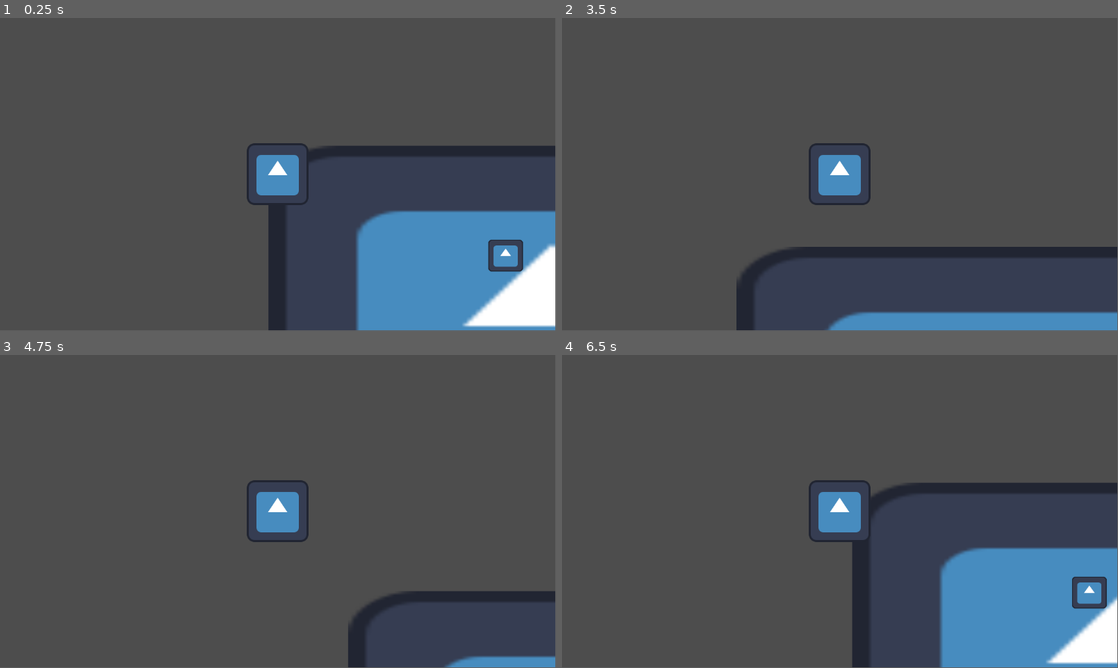
Above: before the commit, frames 1-4 (two rows, left to right).
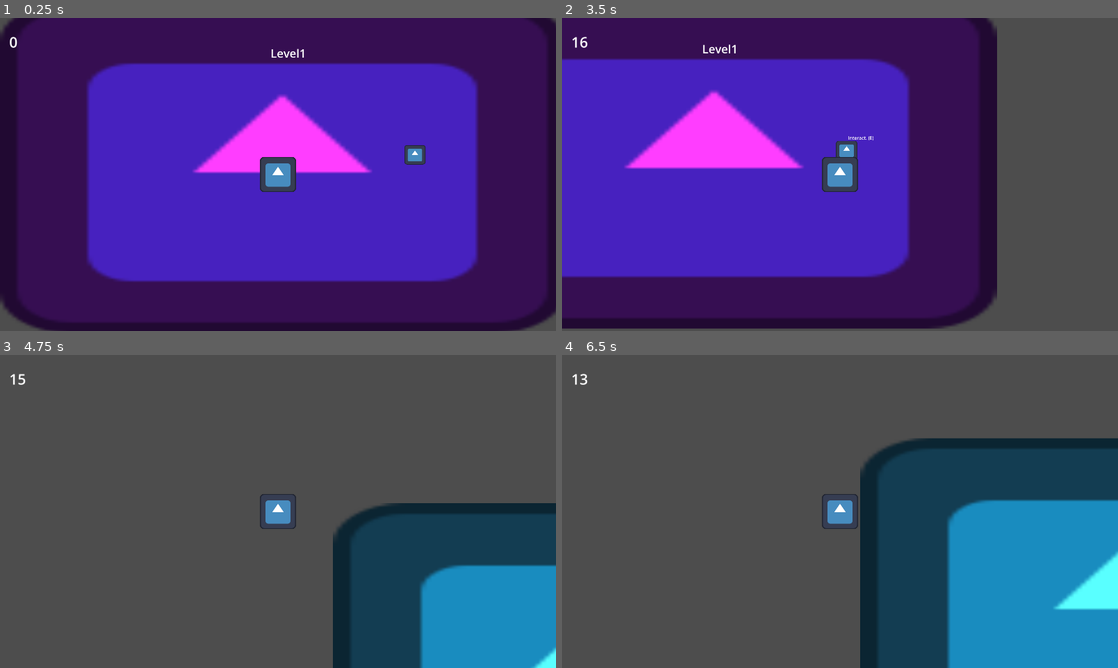
Above: after the commit, the same moments.

Repository: LitaDev-nsfw/gmtk25
Game: Godot game, scene res://scenes/game.tscn
Two runs of this game, one before a commit and one after it. Both use one fixed random seed, a clock stepped at 60 frames per second and the inputs below. The engine's default icon, where the game draws it, is replaced by a stand-in: a white triangle on a blue panel in a dark square.
Inputs:
- Up to frame 1 (0.25 s): no input
- Up to frame 2 (3.5 s): tap Enter at 0.5 s; hold Right (ui_right) 0.53-1.28 s; hold E (interact) 0.53-1.28 s; hold Down (ui_down) 1.28-2.03 s; tap E (interact) at 1.35, 2.85 s; hold Right (ui_right) 2.03-2.78 s; hold E (interact) 2.03-2.78 s; hold Up (ui_up) from 2.78 s (still down)
- Up to frame 3 (4.75 s): release Up (ui_up) at 3.53 s; hold E (interact) 3.53-4.28 s; hold Left (ui_left) from 3.53 s (still down); tap E (interact) at 4.35 s
- Up to frame 4 (6.5 s): release Left (ui_left) at 5.03 s; hold Down (ui_down) 5.03-5.78 s; hold E (interact) 5.03-5.78 s; hold Right (ui_right) from 5.78 s (still down); tap E (interact) at 5.85 s
In our replay, the window is 799x449 before the commit and 800x450 after it. These sizes can differ from the game's own. Grey fills any space a smaller window leaves; there, only what the larger window draws over its background counts as a difference.

The runs differ from the first frame. In frame 1, 99% of the frame differs, in the area x 0-100%, y 0-100%; in frame 2, 80%; in frame 3, 22%; in frame 4, 34%.

Commit message:
level loops and main time loop

Diff:
--- a/gmtk25/player.gd
+++ b/gmtk25/player.gd
@@ -1,7 +1,8 @@
 extends CharacterBody2D
-
+class_name Player
 const SPEED = 300.0
 signal change_level
+
 func _physics_process(delta: float) -> void:
 	var direction := Input.get_axis("ui_left", "ui_right")
 	var direction_y := Input.get_axis("ui_up", "ui_down")
@@ -23,8 +24,8 @@
 	move_and_slide()
 
 func _on_area_2d_area_entered(area: Area2D) -> void:
-	print("AWOOOGOA")
-	change_level.emit()
+	pass# change_level.emit()
 
 func reset_pos() -> void:
-	position = Vector2(0,0)
+	var tween = create_tween()
+	tween.tween_property(self, "position", Vector2(0,0), 0.5)
--- a/gmtk25/project.godot
+++ b/gmtk25/project.godot
@@ -15,8 +15,57 @@
 config/features=PackedStringArray("4.4", "Forward Plus")
 config/icon="res://icon.svg"
 
+[display]
+
+window/size/viewport_width=1920
+window/size/viewport_height=1080
+window/size/mode=2
+window/size/borderless=true
+window/size/transparent=true
+window/stretch/mode="viewport"
+window/stretch/aspect="keep_height"
+
+[editor]
+
+movie_writer/mix_rate=8000
+movie_writer/mjpeg_quality=0.4
+movie_writer/movie_file="C:/workspace/gmtk25/gmtk25/gmtk25/output.avi"
+movie_writer/fps=20
+
 [input]
 
+ui_left={
+"deadzone": 0.5,
+"events": [Object(InputEventKey,"resource_local_to_scene":false,"resource_name":"","device":0,"window_id":0,"alt_pressed":false,"shift_pressed":false,"ctrl_pressed":false,"meta_pressed":false,"pressed":false,"keycode":4194319,"physical_keycode":0,"key_label":0,"unicode":0,"location":0,"echo":false,"script":null)
+, Object(InputEventJoypadButton,"resource_local_to_scene":false,"resource_name":"","device":0,"button_index":13,"pressure":0.0,"pressed":false,"script":null)
+, Object(InputEventJoypadMotion,"resource_local_to_scene":false,"resource_name":"","device":0,"axis":0,"axis_value":-1.0,"script":null)
+, Object(InputEventKey,"resource_local_to_scene":false,"resource_name":"","device":-1,"window_id":0,"alt_pressed":false,"shift_pressed":false,"ctrl_pressed":false,"meta_pressed":false,"pressed":false,"keycode":0,"physical_keycode":65,"key_label":0,"unicode":97,"location":0,"echo":false,"script":null)
+]
+}
+ui_right={
+"deadzone": 0.5,
+"events": [Object(InputEventKey,"resource_local_to_scene":false,"resource_name":"","device":0,"window_id":0,"alt_pressed":false,"shift_pressed":false,"ctrl_pressed":false,"meta_pressed":false,"pressed":false,"keycode":4194321,"physical_keycode":0,"key_label":0,"unicode":0,"location":0,"echo":false,"script":null)
+, Object(InputEventJoypadButton,"resource_local_to_scene":false,"resource_name":"","device":0,"button_index":14,"pressure":0.0,"pressed":false,"script":null)
+, Object(InputEventJoypadMotion,"resource_local_to_scene":false,"resource_name":"","device":0,"axis":0,"axis_value":1.0,"script":null)
+, Object(InputEventKey,"resource_local_to_scene":false,"resource_name":"","device":-1,"window_id":0,"alt_pressed":false,"shift_pressed":false,"ctrl_pressed":false,"meta_pressed":false,"pressed":false,"keycode":0,"physical_keycode":68,"key_label":0,"unicode":100,"location":0,"echo":false,"script":null)
+]
+}
+ui_up={
+"deadzone": 0.5,
+"events": [Object(InputEventKey,"resource_local_to_scene":false,"resource_name":"","device":0,"window_id":0,"alt_pressed":false,"shift_pressed":false,"ctrl_pressed":false,"meta_pressed":false,"pressed":false,"keycode":4194320,"physical_keycode":0,"key_label":0,"unicode":0,"location":0,"echo":false,"script":null)
+, Object(InputEventJoypadButton,"resource_local_to_scene":false,"resource_name":"","device":0,"button_index":11,"pressure":0.0,"pressed":false,"script":null)
+, Object(InputEventJoypadMotion,"resource_local_to_scene":false,"resource_name":"","device":0,"axis":1,"axis_value":-1.0,"script":null)
+, Object(InputEventKey,"resource_local_to_scene":false,"resource_name":"","device":-1,"window_id":0,"alt_pressed":false,"shift_pressed":false,"ctrl_pressed":false,"meta_pressed":false,"pressed":false,"keycode":0,"physical_keycode":87,"key_label":0,"unicode":119,"location":0,"echo":false,"script":null)
+]
+}
+ui_down={
+"deadzone": 0.5,
+"events": [Object(InputEventKey,"resource_local_to_scene":false,"resource_name":"","device":0,"window_id":0,"alt_pressed":false,"shift_pressed":false,"ctrl_pressed":false,"meta_pressed":false,"pressed":false,"keycode":4194322,"physical_keycode":0,"key_label":0,"unicode":0,"location":0,"echo":false,"script":null)
+, Object(InputEventJoypadButton,"resource_local_to_scene":false,"resource_name":"","device":0,"button_index":12,"pressure":0.0,"pressed":false,"script":null)
+, Object(InputEventJoypadMotion,"resource_local_to_scene":false,"resource_name":"","device":0,"axis":1,"axis_value":1.0,"script":null)
+, Object(InputEventKey,"resource_local_to_scene":false,"resource_name":"","device":-1,"window_id":0,"alt_pressed":false,"shift_pressed":false,"ctrl_pressed":false,"meta_pressed":false,"pressed":false,"keycode":0,"physical_keycode":83,"key_label":0,"unicode":115,"location":0,"echo":false,"script":null)
+]
+}
 interact={
 "deadzone": 0.2,
 "events": [Object(InputEventKey,"resource_local_to_scene":false,"resource_name":"","device":-1,"window_id":0,"alt_press …(192 unchanged characters)…
--- a/gmtk25/scenes/collision_component.tscn
+++ b/gmtk25/scenes/collision_component.tscn
@@ -17,3 +17,6 @@
 offset_right = 89.0
 offset_bottom = -26.0
 text = "Interact. (E)"
+
+[connection signal="area_entered" from="." to="." method="_on_area_entered"]
+[connection signal="area_exited" from="." to="." method="_on_area_exited"]
--- a/gmtk25/scenes/game.tscn
+++ b/gmtk25/scenes/game.tscn
@@ -1,15 +1,38 @@
-[gd_scene load_steps=4 format=3 uid="uid://cxm1ciglp7qh0"]
+[gd_scene load_steps=6 format=3 uid="uid://cxm1ciglp7qh0"]
 
 [ext_resource type="Script" uid="uid://2brnat7foo8u" path="res://scripts/game.gd" id="1_lbhrr"]
 [ext_resource type="PackedScene" uid="uid://do7a5j4m5dryv" path="res://scenes/level_1.tscn" id="2_lnu2h"]
 [ext_resource type="PackedScene" uid="uid://hbhc16eqvpv2" path="res://scenes/player.tscn" id="3_p57ef"]
+[ext_resource type="Script" uid="uid://diekl7drknjbv" path="res://scripts/loop_timer_label.gd" id="4_lbhrr"]
+
+[sub_resource type="LabelSettings" id="LabelSettings_lnu2h"]
+font_size = 50
 
 [node name="Game" type="Node2D"]
 script = ExtResource("1_lbhrr")
 
 [node name="Player" parent="." instance=ExtResource("3_p57ef")]
 top_level = true
+position = Vector2(946, 569)
+scale = Vector2(0.979959, 0.957046)
 
 [node name="Level1" parent="." instance=ExtResource("2_lnu2h")]
 
+[node name="UI" type="CanvasLayer" parent="."]
+
+[node name="Timer" type="Timer" parent="UI"]
+wait_time = 20.0
+autostart = true
+
+[node name="Label" type="Label" parent="UI/Timer"]
+offset_left = 32.0
+offset_top = 48.0
+offset_right = 89.0
+offset_bottom = 189.0
+text = "60
+"
+label_settings = SubResource("LabelSettings_lnu2h")
+script = ExtResource("4_lbhrr")
+
 [connection signal="change_level" from="Player" to="." method="_on_player_change_level"]
+[connection signal="timeout" from="UI/Timer" to="." method="_on_timer_timeout"]
--- a/gmtk25/scenes/level_1.tscn
+++ b/gmtk25/scenes/level_1.tscn
@@ -1,17 +1,23 @@
-[gd_scene load_steps=3 format=3 uid="uid://do7a5j4m5dryv"]
+[gd_scene load_steps=5 format=3 uid="uid://do7a5j4m5dryv"]
 
 [ext_resource type="Texture2D" uid="uid://uaifruwo5cx0" path="res://icon.svg" id="1_bswci"]
+[ext_resource type="Script" uid="uid://b6ndsdjj8fvfw" path="res://scripts/level.gd" id="1_rus8k"]
 [ext_resource type="PackedScene" uid="uid://d3apiw34m0up3" path="res://scenes/collision_component.tscn" id="2_rus8k"]
 
+[sub_resource type="LabelSettings" id="LabelSettings_rus8k"]
+font_size = 40
+
 [node name="Level1" type="Node2D"]
+script = ExtResource("1_rus8k")
 
 [node name="Sprite2D" type="Sprite2D" parent="."]
-position = Vector2(570, 304)
-scale = Vector2(9.20125, 5.67275)
+modulate = Color(1, 0.239216, 1, 1)
+position = Vector2(961, 544)
+scale = Vector2(15.263, 8.93256)
 texture = ExtResource("1_bswci")
 
 [node name="Puzzle" type="Node2D" parent="."]
-position = Vector2(478, 163)
+position = Vector2(1424, 495)
 
 [node name="CollisionComponent" parent="Puzzle" instance=ExtResource("2_rus8k")]
 
@@ -19,3 +25,13 @@
 position = Vector2(-5, 6)
 scale = Vector2(0.568306, 0.521752)
 texture = ExtResource("1_bswci")
+
+[node name="Label" type="Label" parent="."]
+offset_left = 920.0
+offset_top = 123.0
+offset_right = 960.0
+offset_bottom = 146.0
+text = "LEVEL1"
+label_settings = SubResource("LabelSettings_rus8k")
+
+[connection signal="change_level" from="Puzzle/CollisionComponent" to="." method="_on_change_level"]
--- /dev/null
+++ b/gmtk25/scenes/level_2.tscn
@@ -0,0 +1,37 @@
+[gd_scene load_steps=5 format=3 uid="uid://dtnnhjmopedsx"]
+
+[ext_resource type="Texture2D" uid="uid://uaifruwo5cx0" path="res://icon.svg" id="1_jm1iu"]
+[ext_resource type="Script" uid="uid://b6ndsdjj8fvfw" path="res://scripts/level.gd" id="1_pbc48"]
+[ext_resource type="PackedScene" uid="uid://d3apiw34m0up3" path="res://scenes/collision_component.tscn" id="2_pbc48"]
+
+[sub_resource type="LabelSettings" id="LabelSettings_pbc48"]
+font_size = 40
+
+[node name="Level2" type="Node2D"]
+modulate = Color(0.34902, 1, 1, 1)
+script = ExtResource("1_pbc48")
+
+[node name="Sprite2D" type="Sprite2D" parent="."]
+position = Vector2(961, 544)
+scale = Vector2(15.263, 8.93256)
+texture = ExtResource("1_jm1iu")
+
+[node name="Puzzle" type="Node2D" parent="."]
+position = Vector2(1424, 495)
+
+[node name="CollisionComponent" parent="Puzzle" instance=ExtResource("2_pbc48")]
+
+[node name="Sprite2D" type="Sprite2D" parent="Puzzle"]
+position = Vector2(-5, 6)
+scale = Vector2(0.568306, 0.521752)
+texture = ExtResource("1_jm1iu")
+
+[node name="Label" type="Label" parent="."]
+offset_left = 920.0
+offset_top = 123.0
+offset_right = 960.0
+offset_bottom = 146.0
+text = "LEVEL1"
+label_settings = SubResource("LabelSettings_pbc48")
+
+[connection signal="change_level" from="Puzzle/CollisionComponent" to="." method="_on_change_level"]
--- /dev/null
+++ b/gmtk25/scenes/level_3.tscn
@@ -0,0 +1,37 @@
+[gd_scene load_steps=5 format=3 uid="uid://djg2j1nqsjehp"]
+
+[ext_resource type="Texture2D" uid="uid://uaifruwo5cx0" path="res://icon.svg" id="1_h23n6"]
+[ext_resource type="Script" uid="uid://b6ndsdjj8fvfw" path="res://scripts/level.gd" id="1_uwxec"]
+[ext_resource type="PackedScene" uid="uid://d3apiw34m0up3" path="res://scenes/collision_component.tscn" id="2_uwxec"]
+
+[sub_resource type="LabelSettings" id="LabelSettings_uwxec"]
+font_size = 40
+
+[node name="Level3" type="Node2D"]
+modulate = Color(1, 1, 0.454902, 1)
+script = ExtResource("1_uwxec")
+
+[node name="Sprite2D" type="Sprite2D" parent="."]
+position = Vector2(961, 544)
+scale = Vector2(15.263, 8.93256)
+texture = ExtResource("1_h23n6")
+
+[node name="Puzzle" type="Node2D" parent="."]
+position = Vector2(1424, 495)
+
+[node name="CollisionComponent" parent="Puzzle" instance=ExtResource("2_uwxec")]
+
+[node name="Sprite2D" type="Sprite2D" parent="Puzzle"]
+position = Vector2(-5, 6)
+scale = Vector2(0.568306, 0.521752)
+texture = ExtResource("1_h23n6")
+
+[node name="Label" type="Label" parent="."]
+offset_left = 920.0
+offset_top = 123.0
+offset_right = 960.0
+offset_bottom = 146.0
+text = "LEVEL1"
+label_settings = SubResource("LabelSettings_uwxec")
+
+[connection signal="change_level" from="Puzzle/CollisionComponent" to="." method="_on_change_level"]
--- /dev/null
+++ b/gmtk25/scenes/level_4.tscn
@@ -0,0 +1,37 @@
+[gd_scene load_steps=5 format=3 uid="uid://vvtc36xkb560"]
+
+[ext_resource type="Script" uid="uid://b6ndsdjj8fvfw" path="res://scripts/level.gd" id="1_6j14n"]
+[ext_resource type="Texture2D" uid="uid://uaifruwo5cx0" path="res://icon.svg" id="1_6malg"]
+[ext_resource type="PackedScene" uid="uid://d3apiw34m0up3" path="res://scenes/collision_component.tscn" id="2_6j14n"]
+
+[sub_resource type="LabelSettings" id="LabelSettings_6j14n"]
+font_size = 40
+
+[node name="Level4" type="Node2D"]
+modulate = Color(1, 0, 0, 1)
+script = ExtResource("1_6j14n")
+
+[node name="Sprite2D" type="Sprite2D" parent="."]
+position = Vector2(961, 544)
+scale = Vector2(15.263, 8.93256)
+texture = ExtResource("1_6malg")
+
+[node name="Puzzle" type="Node2D" parent="."]
+position = Vector2(1424, 495)
+
+[node name="CollisionComponent" parent="Puzzle" instance=ExtResource("2_6j14n")]
+
+[node name="Sprite2D" type="Sprite2D" parent="Puzzle"]
+position = Vector2(-5, 6)
+scale = Vector2(0.568306, 0.521752)
+texture = ExtResource("1_6malg")
+
+[node name="Label" type="Label" parent="."]
+offset_left = 920.0
+offset_top = 123.0
+offset_right = 960.0
+offset_bottom = 146.0
+text = "LEVEL1"
+label_settings = SubResource("LabelSettings_6j14n")
+
+[connection signal="change_level" from="Puzzle/CollisionComponent" to="." method="_on_change_level"]
--- a/gmtk25/scripts/collision_component.gd
+++ b/gmtk25/scripts/collision_component.gd
@@ -1,16 +1,18 @@
 extends Area2D
 
 @onready var label: Label = $Label
+var delta_sum : float = 0
+signal change_level
 
 func _ready() -> void:
 	label.visible = false
 
-func _process(delta: float) -> void:
-	if has_overlapping_areas():
-		label.visible = true
-	else:
-		label.visible = false
-
 func _input(event: InputEvent) -> void:
 	if label.visible and event.is_action_pressed("interact"):
-		print("interact!")
+		change_level.emit()
+
+func _on_area_entered(area: Area2D) -> void:
+	label.visible = true
+
+func _on_area_exited(area: Area2D) -> void:
+	label.visible = false
--- a/gmtk25/scripts/game.gd
+++ b/gmtk25/scripts/game.gd
@@ -1,30 +1,40 @@
 extends Node2D
 
 var level1 : PackedScene = preload("res://scenes/level_1.tscn")
-var level2 : PackedScene = preload("res://scenes/level_1.tscn")
-var level3 : PackedScene = preload("res://scenes/level_1.tscn")
-var level4 : PackedScene = preload("res://scenes/level_1.tscn")
+var level2 : PackedScene = preload("res://scenes/level_2.tscn")
+var level3 : PackedScene = preload("res://scenes/level_3.tscn")
+var level4 : PackedScene = preload("res://scenes/level_4.tscn")
+@onready var level_1: Level = $Level1
 
-@onready var player: CharacterBody2D = $Player
+@onready var player: Player = $Player
+
+func _ready() -> void:
+	level_1.connect("change_level", _on_player_change_level)
+
 func _on_player_change_level() -> void:
 	var current_level = find_level()
 	if current_level:
 		remove_child(current_level)
-		var level_node = null
+		var level_node : Level = null
 		## logic to decide the next level
 		match (current_level.name):
 			"Level1":
-				level_node = level1.instantiate()
+				level_node = create_next_level(level2)
 			"Level2":
-				pass
+				level_node = create_next_level(level3)
 			"Level3":
-				pass
+				level_node = create_next_level(level4)
 			"Level4":
-				pass
+				level_node = create_next_level(level1)
 
 		if level_node:
 			call_deferred("add_child", level_node)
 			player.reset_pos()
+
+func create_next_level(level_scene : PackedScene) -> Level:
+	var level : Level = level_scene.instantiate()
+	level.connect("change_level", _on_player_change_level)
+	return level
 
 func find_level() -> Node:
 	var my_level_idx = get_children().find_custom(is_level.bind())
@@ -32,3 +42,10 @@
 
 func is_level(el: Node) -> bool:
 	return el.name.contains("Level")
+
+func _on_timer_timeout() -> void:
+	# TODO, this will get more complicated as we add more puzzles because we may need to reset some variables later.
+	var level_node = level1.instantiate()
+	level_node.name = "Level-1"
+	call_deferred("add_child", level_node)
+	player.reset_pos()
--- /dev/null
+++ b/gmtk25/scripts/level.gd
@@ -0,0 +1,13 @@
+extends Node2D
+class_name Level
+
+signal change_level
+@onready var label : Label = $Label
+
+func _ready() -> void:
+	if label:
+		label.text = name
+		label.position = Vector2(920.0, 123)
+
+func _on_change_level() -> void:
+	change_level.emit()
--- /dev/null
+++ b/gmtk25/scripts/loop_timer_label.gd
@@ -0,0 +1,12 @@
+extends Label
+
+var delta_sum : float = 0
+
+func _ready() -> void:
+	text = str(int(get_parent().time_left))
+
+func _process(delta: float) -> void:
+	delta_sum += delta
+	if delta_sum >= 0.5:
+		delta_sum = 0
+		text = str(int(get_parent().time_left))
Not shown, added: gmtk25/scripts/level.gd.uid
Not shown, added: gmtk25/scripts/loop_timer_label.gd.uid
